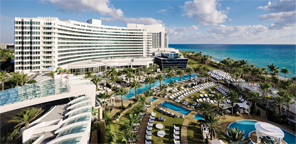
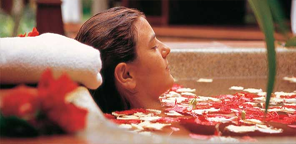
Before/after of a (296, 144) layered artwork. What changed in the layer stack:
showed "Layer 4" over [0, 0, 296, 144]
showed "Layer 3" over [0, 0, 296, 144]
showed "Layer 2" over [0, 0, 296, 144]
